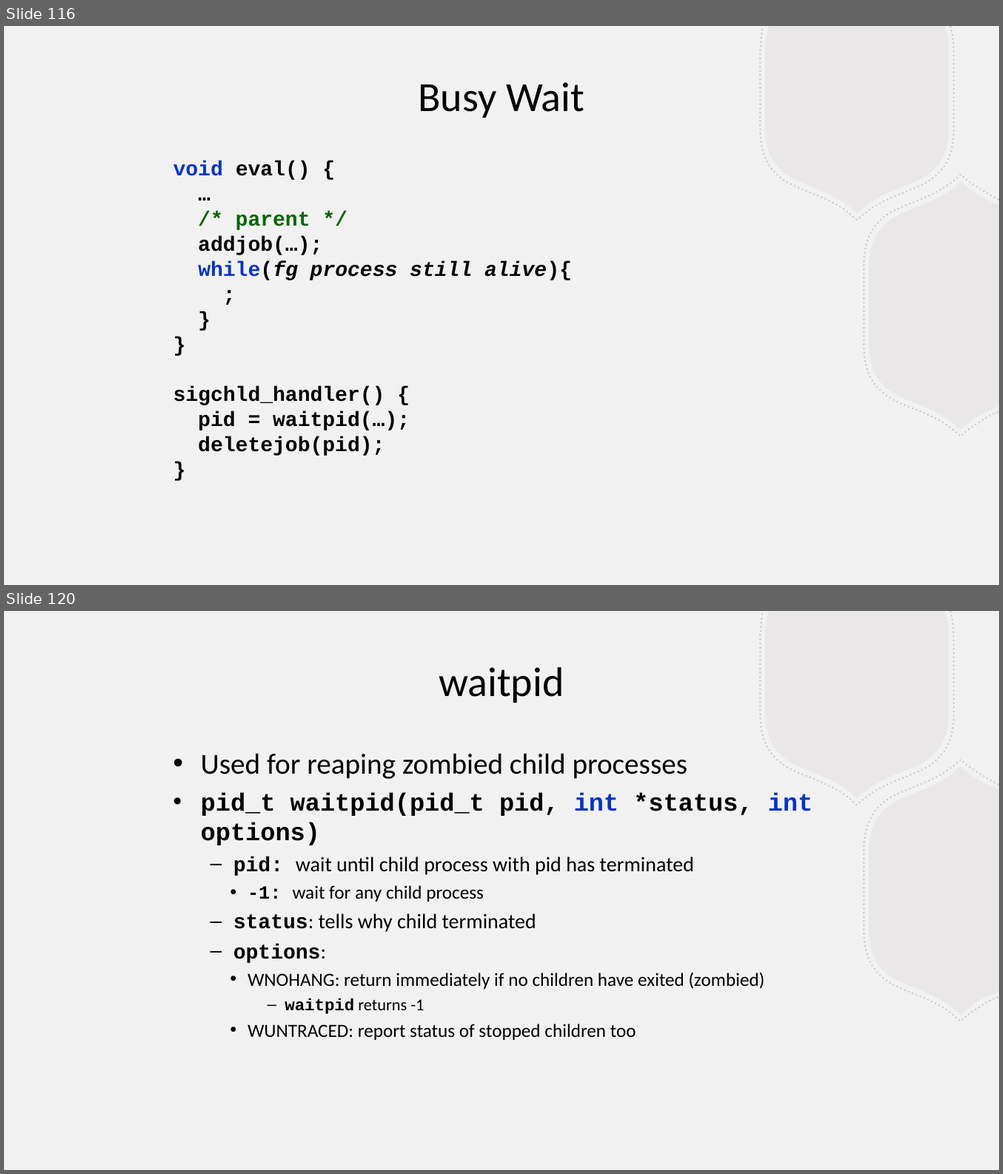
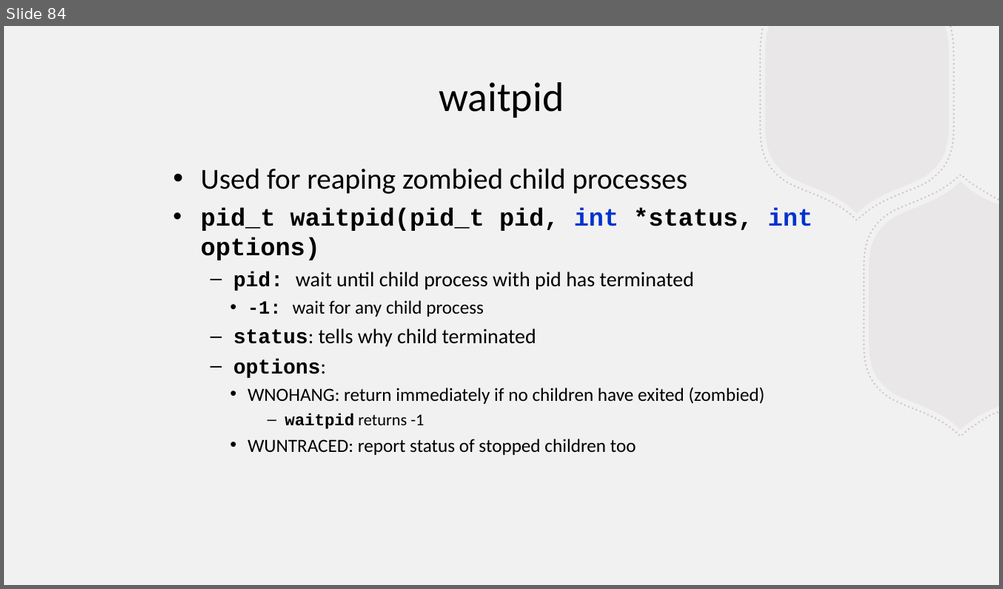
Before and after one commit to BillJr99/Ursinus-CS376, a slide deck: files/lectures/shellipc.pptx. Shown one above the other, each under a label of ours: slides 116 and 120 before the commit, slide 84 after it; the slides between them are not shown. The pictures are 1003x1174 and 1003x589 pixels, drawn with LibreOffice and Linux fonts; fonts in the diff are those of the drawing. Boxes give left, top, right and bottom in pixels: in the first picture for what was removed or moved away, otherwise in the second. Text is boxed around its words. In the diff, an @@ line names an element or a change of style, - is before the commit and + after.

```diff
--- a/files/lectures/shellipc.pptx
+++ b/files/lectures/shellipc.pptx
@@ slide 116 removed at <box>4,26,999,585</box>, background #F2F1F1; not listed: 4 template elements that a slide beside it also shows @@
@@ text removed at <box>418,82,584,118</box> @@
-Busy Wait
@@ text removed at <box>173,161,572,456</box> @@
-void eval() {
-…
-/* parent */
-addjob(…);
-while(fg process still alive){
-;
-}
-}
-sigchld_handler() {
-pid = waitpid(…);
-deletejob(pid);
-}
@@ what was slide 120 is now slide 84 @@
```
Also in this commit, not shown: 1 slide changed, 1 slide added, 36 other slides removed, 1 other file.
